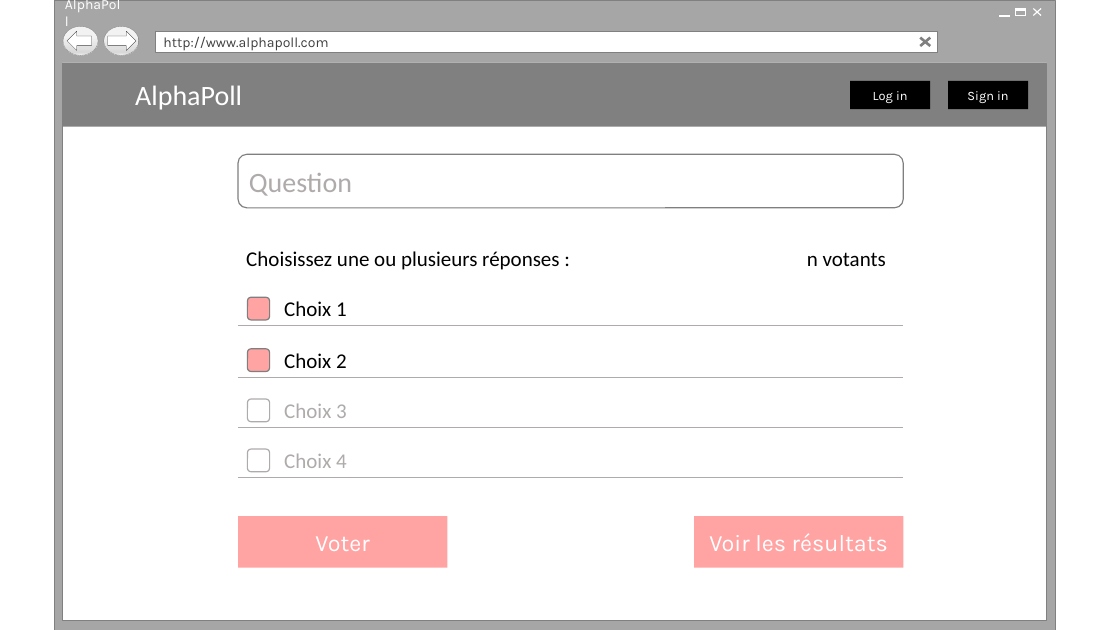
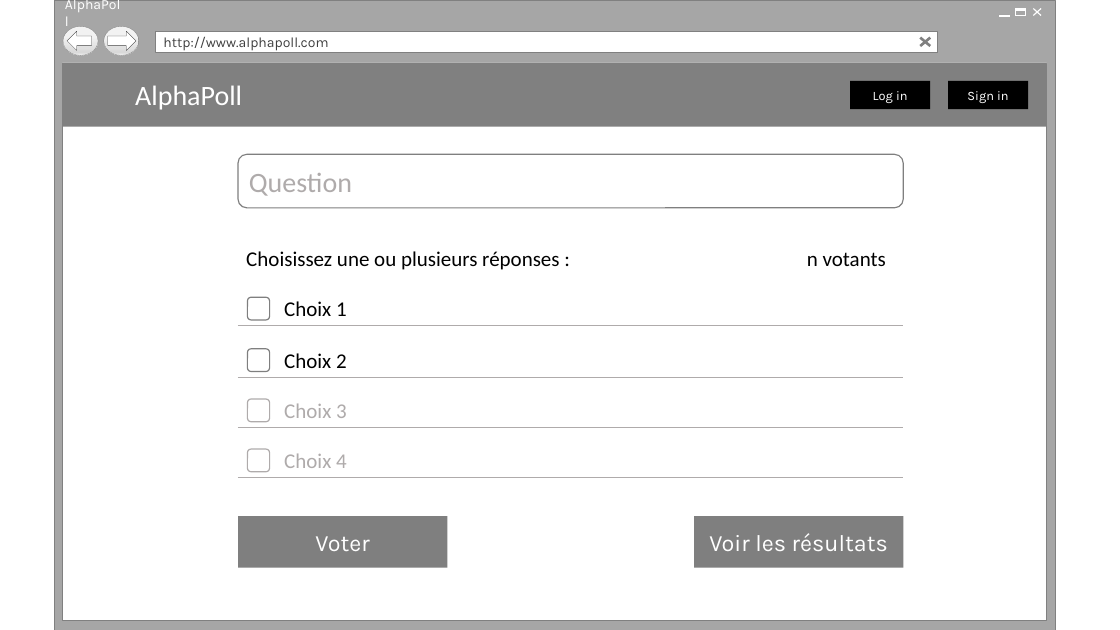
Before and after one commit to mmfurlanmm/CoursCCI-ExercicesGIT, a slide deck: slide 9 of Maquette Projet.pptx. Drawn at 1120x630 pixels with LibreOffice and Linux fonts; fonts in the diff are those of the drawing; background and template pictures are left out. Boxes give left, top, right and bottom in pixels: in the first picture for what was removed or moved away, otherwise in the second. Text is boxed around its words. In the diff, an @@ line names an element or a change of style, - is before the commit and + after.

```diff
--- a/Maquette Projet.pptx
+++ b/Maquette Projet.pptx
@@ rounded rectangle at <box>248,297,270,320</box>: fill #FFA3A3 to #FFFFFF @@
@@ rounded rectangle at <box>248,349,270,371</box>: fill #FFA3A3 to #FFFFFF @@
@@ rectangle "Voter" at <box>238,517,447,568</box>: fill #FFA3A3 to #7F7F7F @@
@@ rectangle "Voir les résultats" at <box>694,517,903,568</box>: fill #FFA3A3 to #7F7F7F @@
```
Also in this commit, not shown: 13 other slides changed, 9 other files.
